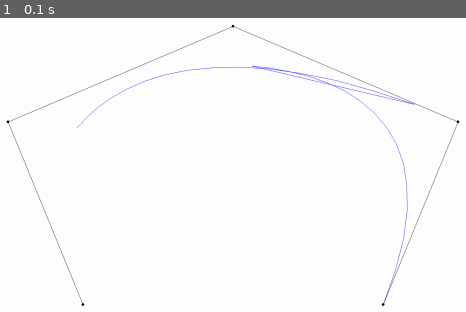
Above: before the commit, frame 1.
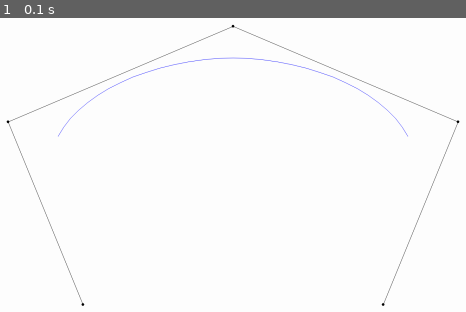
Above: after the commit, the same moment.

Repository: CookieAndJuice/Spline-Surface-in-pygame
Game: pygame game, started from b-spline_pygame.py
Two runs of this game, one before a commit and one after it. Both use one fixed random seed, a clock stepped at 60 frames per second and the inputs below.
Inputs:
- Up to frame 1 (0.1 s): no input

The runs differ from the first frame. In frame 1, 1.0% of the frame differs, in the area x 12-90%, y 13-98%.

Commit message:
B Spline 구현 완료
B-Spline_pygame.py를 보면 Uniform B-Spline의 시뮬레이션을 볼 수 있다.

다음 목표 : B-Spline Surface 구현

Diff:
--- a/b-spline_pygame.py
+++ b/b-spline_pygame.py
@@ -59,24 +59,22 @@
         else:
             interval = findInterval(knts, u)            # knot interval 위치 찾기
 
-        tempCount = 1                   # 계산식에서 인덱스를 맞추기 위해 쓰는 임시 변수
-        tempCps = list(cps)             # 계산값 임시 저장 리스트 1
-        temp = [vec2d(0, 0) for i in range(0, len(cps))]               # 계산값 임시 저장 리스트 2
+        tempIndex = interval + 1                                        # 마지막 계산 결과가 저장되는 인덱스
+        tempCps = list(cps)                                             # 계산값 임시 저장 리스트 1
+        temp = [vec2d(0, 0) for i in range(0, len(cps))]                # 계산값 임시 저장 리스트 2
 
-        for k in range(1, degree + 1):      # degree 인덱스 k
-            iInitial = interval - degree + k + 1   # control points 계산 결과들의 인덱스 i의 초기값 (degree마다 바뀜)
+        for k in range(1, degree + 1):              # degree 인덱스 k
+            iInitial = interval - degree + k + 1    # control points 계산 결과들의 인덱스 i의 초기값 (degree마다 바뀜)
 
-            for i in range(iInitial, interval + 2):    # i부터 최대값까지 반복 계산
-                alpha = (u - knts[i - 1]) / (knts[interval + 1] - knts[i - 1])          # 계수
+            for i in range(iInitial, interval + 2):                                     # i부터 최대값까지 반복 계산
+                alpha = (u - knts[i - 1]) / (knts[i + degree - k] - knts[i - 1])          # 계수
 
-                temp[i - tempCount] = (1 - alpha) * tempCps[i - tempCount] + alpha * tempCps[i - tempCount + 1]         # 결과가 인덱스 0으로 모이도록 임시 저장
+                temp[i] = (1 - alpha) * tempCps[i - 1] + alpha * tempCps[i]         # 결과가 인덱스 (interval+1)로 모이도록 임시 저장
 
-            tempCount += 1
             tempCps = list(temp)        # temp에 임시저장한 계산 결과를 tempCps로 옮김
             temp = [vec2d(0, 0) for i in range(0, len(cps))]
 
-        tempCount = iInitial + 1 - tempCount
-        result.append([int(tempCps[tempCount].x), int(tempCps[tempCount].y)])
+        result.append([int(tempCps[tempIndex].x), int(tempCps[tempIndex].y)])
 
     return result
 
--- a/실험_b-spline Surface.py
+++ b/실험_b-spline Surface.py
@@ -23,68 +23,90 @@
         return vec2d(x, y)
 
 ######################################################################################
-# Bezier Surface De Casteljau
+# B Spline
 
-# 선형 보간
-def linearInterpolate(t, pointA, pointB):
-    resPoint = (1-t) * pointA + t * pointB
-    return resPoint
+# interval 찾는 함수
+def findInterval(knotList, point):
+    returnIndex = 0
+    floorPoint = math.floor(point)
+
+    for i in range(0, len(knotList)):
+
+        if (floorPoint == knotList[i]):
+            returnIndex = i
+
+    return returnIndex
 
 # Cubic
-def calB_SplineSurface(cps, drawPoints):
-    if len(cps) != 4:
-        return None
+def calB_Spline(cps, knts, degree, numJoints=30):
 
-    resultU = [[], [], [], []]
-    result = []
+    # domain knots 계산
+    start = degree - 1              # domain 시작 지점
+    end = len(knts) - degree        # domain 끝 지점
+    domainNum = end - start + 1     # domain knots 개수
+    domainKnots = [knts[i] for i in range(start, end + 1)]
 
-    # n = len(cps) - 1
-    # h = 1.0 / (numJoints)
+    # 그릴 점들 간의 간격, 그릴 점들
+    h = (end - start) / numJoints
+    draws = [h * a + knts[start] for a in range(0, numJoints + 1)]        # domain knots를 numJoints등분
 
-    # print(n, h)
+    print(draws)
 
-    for t in drawPoints:        # drawPoints에 있는 t = (u,v) 이용
-        uPoints = [arr[:] for arr in cps]
+    result = []         # b spline 계산 결과
 
-        for height in range(0, 4):      # u 방향으로 베지어 곡선 만듦
-            for i in range(3, -1, -1):
-                for re in range(0, i):
-                    uPoints[height][re] = linearInterpolate(t.x, uPoints[height][re], uPoints[height][re + 1])
+    # de Boor Algorithm
+    for u in draws:
+        if (u == knts[end]):
+            interval = end - 1
+        else:
+            interval = findInterval(knts, u)            # knot interval 위치 찾기
 
-            resultU[height].append(uPoints[height][0])
+        print("interval : " + str(interval))
 
-    for t in range(0, len(drawPoints)):         # v 방향으로 베지어 곡선 만듦
-        uPoints = [arr[:] for arr in resultU]       # u 방향으로 찍어놓은 점들을 가지고 옴
+        tempIndex = interval + 1                                        # 계산식에서 인덱스를 맞추기 위해 쓰는 임시 변수
+        tempCps = list(cps)                                             # 계산값 임시 저장 리스트 1
+        temp = [vec2d(0, 0) for i in range(0, len(cps))]                # 계산값 임시 저장 리스트 2
 
-        for i in range(3, -1, -1):
-            for height in range(0, i):
-                uPoints[height][t] = linearInterpolate(drawPoints[t].y, uPoints[height][t], uPoints[height + 1][t])
-        print("height : " + str(height) + ", " + str(uPoints[height][t].y))
+        for k in range(1, degree + 1):              # degree 인덱스 k
+            iInitial = interval - degree + k + 1    # control points 계산 결과들의 인덱스 i의 초기값 (degree마다 바뀜)
 
-        result.append([int(uPoints[0][t].x), int(uPoints[0][t].y)])
+            for i in range(iInitial, interval + 2):                                     # i부터 최대값까지 반복 계산
+                alpha = (u - knts[i - 1]) / (knts[i + degree - k] - knts[i - 1])          # 계수
 
-    print(len(result))
+                print("i : " + str(i) + " | iInitial : " + str(iInitial) + " | i - 1 : " + str(i - 1) + " | alpha : " + str(alpha))
+
+                temp[i] = (1 - alpha) * tempCps[i - 1] + alpha * tempCps[i]         # 결과가 인덱스 (interval+1)로 모이도록 임시 저장
+
+            tempCps = list(temp)        # temp에 임시저장한 계산 결과를 tempCps로 옮김
+            temp = [vec2d(0, 0) for i in range(0, len(cps))]
+
+        print("index : " + str(tempIndex))
+        result.append([int(tempCps[tempIndex].x), int(tempCps[tempIndex].y)])
+        print("result : " + str(tempCps[tempIndex].x) + ", " + str(tempCps[tempIndex].y))
+
     return result
 
 ######################################################################################
 
 # Control Points
-control_points = [[vec2d(414,144), vec2d(558,144), vec2d(702,144), vec2d(846,144)],
-                    [vec2d(414,288), vec2d(558,288), vec2d(702,288), vec2d(846,288)],
-                    [vec2d(414,432), vec2d(558,432), vec2d(702,432), vec2d(846,432)],
-                    [vec2d(414,576), vec2d(558,576), vec2d(702,576), vec2d(846,576)]]
+control_points = [vec2d(853,1080), vec2d(640,560), vec2d(1280,288), vec2d(1920,560), vec2d(1707, 1080)]
 
-draw_points = [vec2d(int(500 + 400 * math.cos(math.radians(theta))) / 1000, int(500 + 400 * math.sin(math.radians(theta))) / 1000) for theta in range(0, 372, 12)]
+# draw_points = [vec2d(int(500 + 400 * math.cos(math.radians(theta))) / 1000, int(500 + 400 * math.sin(math.radians(theta))) / 1000) for theta in range(0, 372, 12)]
 
-# Degree, Control Points 개수, Knots 개수, Line Segments 개수
+# Degree
 degree = 3
-cps = 16
-knotNum = cps + degree - 1
-lineSegNum = cps - degree
 
-for a in draw_points:
-    print("(" + str(a.x) + ", " + str(a.y) + ")")
+# knots
+knots = [i for i in range(0, len(control_points) + degree - 1)]
 
-bezierList = calB_SplineSurface(control_points, draw_points)
+# for a in draw_points:
+#     print("(" + str(a.x) + ", " + str(a.y) + ")")
 
-print(bezierList)
+bSplineList = calB_Spline(control_points, knots, degree)
+
+print(bSplineList)
+
+# 해야 할 일
+# 1. knot의 중복 기능 구현
+# 2. numpy를 이용한 구현
+# 3. b spline surface 구현
--- a/실험_b-spline.py
+++ b/실험_b-spline.py
@@ -71,7 +71,7 @@
             iInitial = interval - degree + k + 1    # control points 계산 결과들의 인덱스 i의 초기값 (degree마다 바뀜)
 
             for i in range(iInitial, interval + 2):                                     # i부터 최대값까지 반복 계산
-                alpha = (u - knts[i - 1]) / (knts[interval + 1] - knts[i - 1])          # 계수
+                alpha = (u - knts[i - 1]) / (knts[i + degree - k] - knts[i - 1])          # 계수
 
                 print("i : " + str(i) + " | iInitial : " + str(iInitial) + " | i - 1 : " + str(i - 1) + " | alpha : " + str(alpha))
 
@@ -106,10 +106,6 @@
 
 print(bSplineList)
 
-# 지금까지 결과
-# 1. knot이 3.0일 때 x좌표가 갑자기 확 줄어든다. -> index에 문제가 있는 것이 확실하다.
-# 2. 마지막에 점차 control point에 가까워지다가 마지막 결과는 control point와 동일해진다.
-
 # 해야 할 일
 # 1. knot의 중복 기능 구현
 # 2. numpy를 이용한 구현
